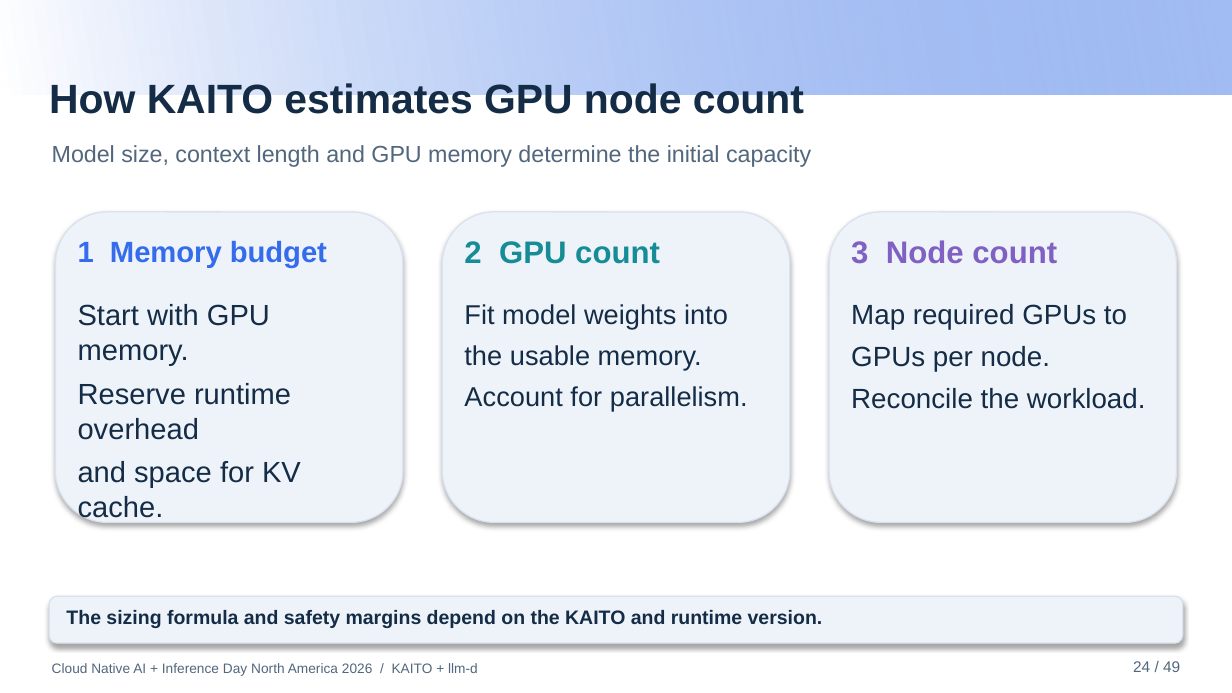
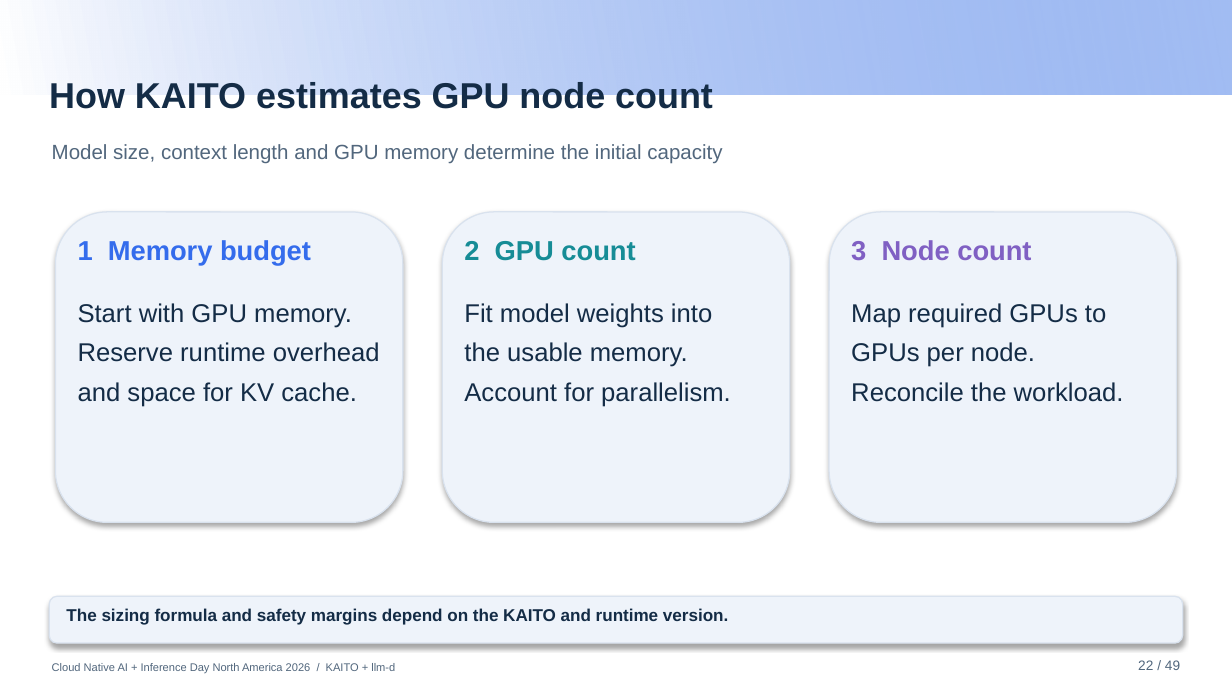
Before and after one commit to andyzhangx/demo, a slide deck: slide 22 of llm/pd-disaggregation/kubecon-na-2026-pd-disaggregation-kaito-llmd.pptx (slide 24 before the commit). Drawn at 1232x693 pixels with LibreOffice and Linux fonts; fonts in the diff are those of the drawing; background and template pictures are left out. Boxes give left, top, right and bottom in pixels: in the first picture for what was removed or moved away, otherwise in the second. Text is boxed around its words. In the diff, an @@ line names an element or a change of style, - is before the commit and + after.

```diff
--- a/llm/pd-disaggregation/kubecon-na-2026-pd-disaggregation-kaito-llmd.pptx
+++ b/llm/pd-disaggregation/kubecon-na-2026-pd-disaggregation-kaito-llmd.pptx
@@ text "How KAITO estimates GPU node ..." at bbox=[49, 82, 713, 115]: size 23.9 to 21 pt @@
@@ text "Model size, context length and ..." at bbox=[52, 144, 722, 164]: size 13.6 to 12 pt @@
@@ text "1 Memory budget" at bbox=[78, 240, 311, 265]: size 17.1 to 16 pt @@
@@ text "2 GPU count" at bbox=[464, 241, 635, 261]: size 18.2 to 16 pt @@
@@ text "3 Node count" at bbox=[851, 240, 1031, 261]: size 18.2 to 16 pt @@
@@ text "Start with GPU memory." at bbox=[78, 303, 380, 407]: size 17 to 15 pt @@
@@ text "Fit model weights into" at bbox=[464, 303, 731, 407]: size 15.9 to 15 pt @@
@@ text "Map required GPUs to" at bbox=[851, 303, 1124, 402]: size 16.2 to 15 pt @@
@@ text "The sizing formula and safety ..." at bbox=[66, 608, 728, 625]: size 11.4 to 10 pt @@
@@ text "Cloud Native AI + Inference ..." at bbox=[52, 663, 395, 673]: size 8 to 6.5 pt @@
@@ text at bbox=[1138, 660, 1180, 670]: text changed; size 9 to 8 pt @@
-24 / 49
+22 / 49
```
Also in this commit, not shown: 45 other slides changed, 2 slides added, 2 slides removed.
